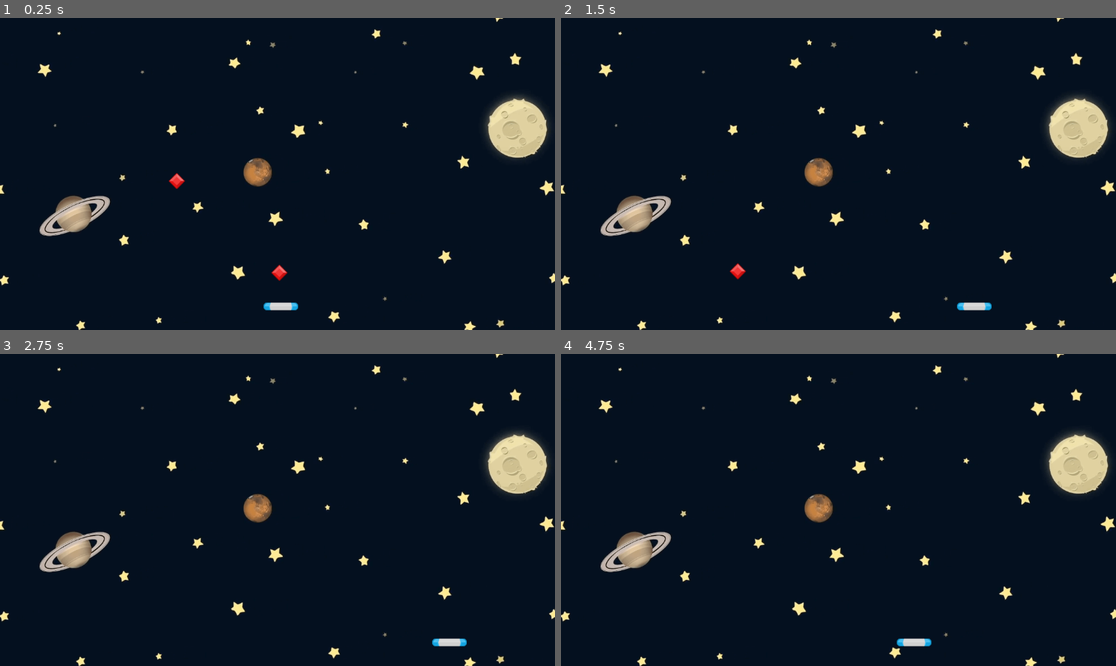
Above: before the commit, frames 1-4 (two rows, left to right).
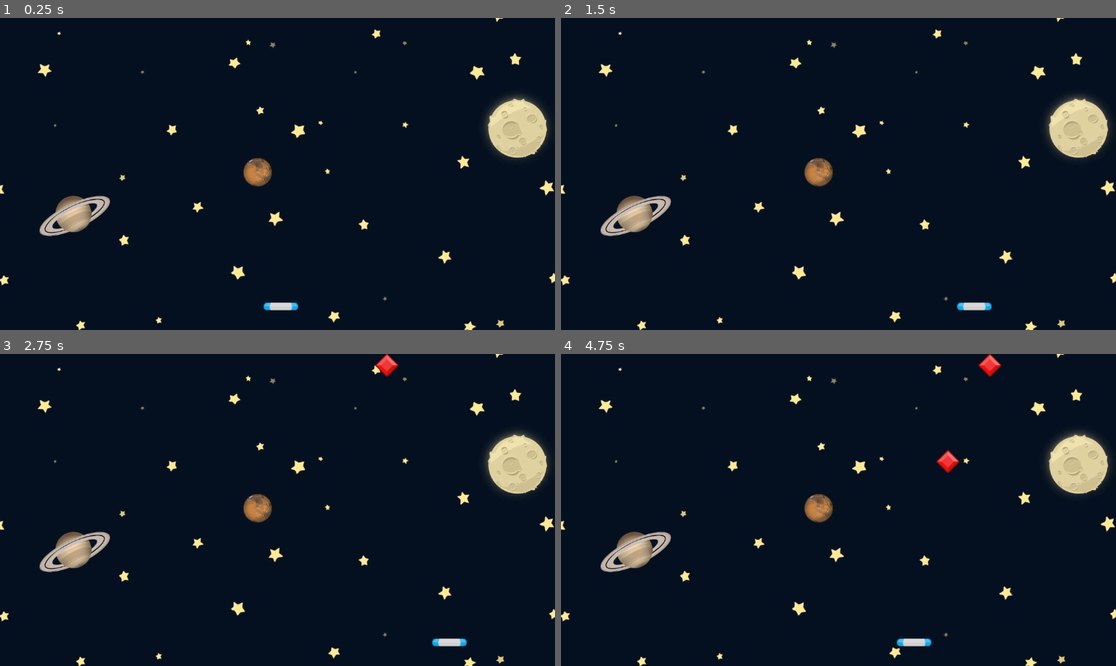
Above: after the commit, the same moments.

Repository: Evan-Roberts-808/Gem-Catcher
Game: Godot game, scene res://scenes/game.tscn
The game is run twice, just before and just after one commit, with the same random seed, the same clock (stepped at 60 frames per second) and the same inputs.
Inputs:
- Up to frame 1 (0.25 s): no input
- Up to frame 2 (1.5 s): hold Right (right) 0.53-1.28 s; hold Left (left) from 1.28 s (still down)
- Up to frame 3 (2.75 s): release Left (left) at 2.03 s; hold Right (right) from 2.03 s (still down)
- Up to frame 4 (4.75 s): release Right (right) at 3.53 s; hold Left (left) from 3.53 s (still down)

The runs differ from the first frame. In frame 1, 0.2% of the frame differs, in the area x 30-52%, y 49-85%; in frame 2, less than 0.1%; in frame 3, 0.2%; in frame 4, 0.4%, in the area x 67-80%, y 0-39%.

Commit message:
add gem spawning on a timer in random positions

Diff:
--- /dev/null
+++ b/scenes/game.gd
@@ -0,0 +1,24 @@
+extends Node2D
+
+@export var gem_scene: PackedScene
+
+# Called when the node enters the scene tree for the first time.
+func _ready() -> void:
+	pass # Replace with function body.
+
+
+# Called every frame. 'delta' is the elapsed time since the previous frame.
+func _process(delta: float) -> void:
+	pass
+
+
+func spawn_gem() -> void:
+	var new_gem = gem_scene.instantiate()
+	var xpos: float = randf_range(70, 1050)
+	new_gem.position = Vector2(xpos, -50)
+	add_child(new_gem)
+
+
+func _on_timer_timeout() -> void:
+	print("_on_timer_timeout")
+	spawn_gem()
--- a/scenes/game.tscn
+++ b/scenes/game.tscn
@@ -1,25 +1,19 @@
-[gd_scene load_steps=5 format=3 uid="uid://dyjs8toce0bou"]
+[gd_scene load_steps=6 format=3 uid="uid://dyjs8toce0bou"]
 
 [ext_resource type="Texture2D" uid="uid://dyvirk2rb4gkg" path="res://assets/GameBg.png" id="1_0160c"]
+[ext_resource type="Script" path="res://scenes/game.gd" id="1_nkfoq"]
 [ext_resource type="PackedScene" uid="uid://cqn5tad2noucs" path="res://scenes/gem.tscn" id="2_46hbk"]
 [ext_resource type="PackedScene" uid="uid://tfoenctoopne" path="res://scenes/paddle.tscn" id="2_txru0"]
 [ext_resource type="Script" path="res://scenes/paddle.gd" id="4_1c6q8"]
 
 [node name="Game" type="Node2D"]
+script = ExtResource("1_nkfoq")
+gem_scene = ExtResource("2_46hbk")
 
 [node name="Sprite2D" type="Sprite2D" parent="."]
 position = Vector2(572, 326)
 scale = Vector2(0.7, 0.7)
 texture = ExtResource("1_0160c")
-
-[node name="Gem" parent="." instance=ExtResource("2_46hbk")]
-position = Vector2(580, 504)
-scale = Vector2(0.7, 0.7)
-
-[node name="Gem2" parent="." instance=ExtResource("2_46hbk")]
-position = Vector2(367, 301)
-scale = Vector2(0.7, 0.7)
-speed = 150.0
 
 [node name="Paddle" parent="." instance=ExtResource("2_txru0")]
 position = Vector2(583, 599)
@@ -27,4 +21,9 @@
 script = ExtResource("4_1c6q8")
 speed = 500.0
 
+[node name="Timer" type="Timer" parent="."]
+wait_time = 2.0
+autostart = true
+
 [connection signal="area_entered" from="Paddle" to="Paddle" method="_on_gem_area_entered"]
+[connection signal="timeout" from="Timer" to="." method="_on_timer_timeout"]
--- a/scenes/gem.gd
+++ b/scenes/gem.gd
@@ -1,5 +1,6 @@
 extends Area2D
 
+signal on_gem_off_screen
 
 @export var speed: float = 100.0
 
@@ -12,5 +13,6 @@
 func _process(delta: float) -> void:
 	position.y += speed * delta
 	if position.y > get_viewport_rect().size.y:
+		on_gem_off_screen.emit()
 		set_process(false) #prevents process from being invoked
 		queue_free() #removes from the scene tree when able
